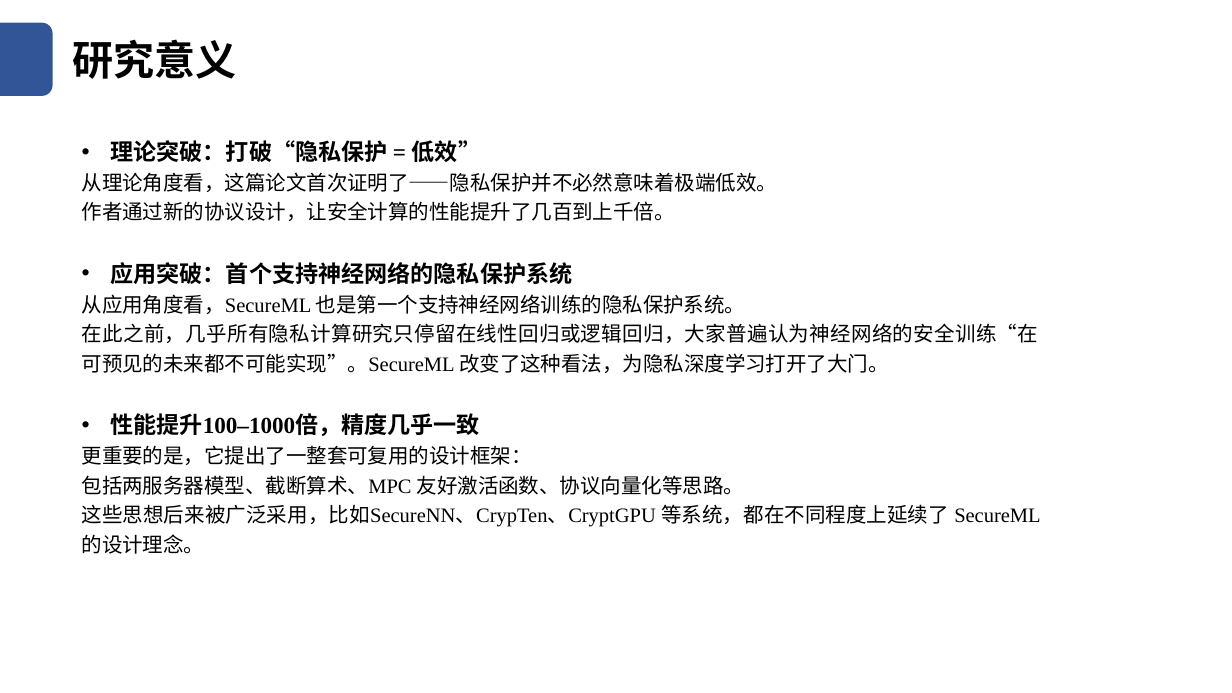
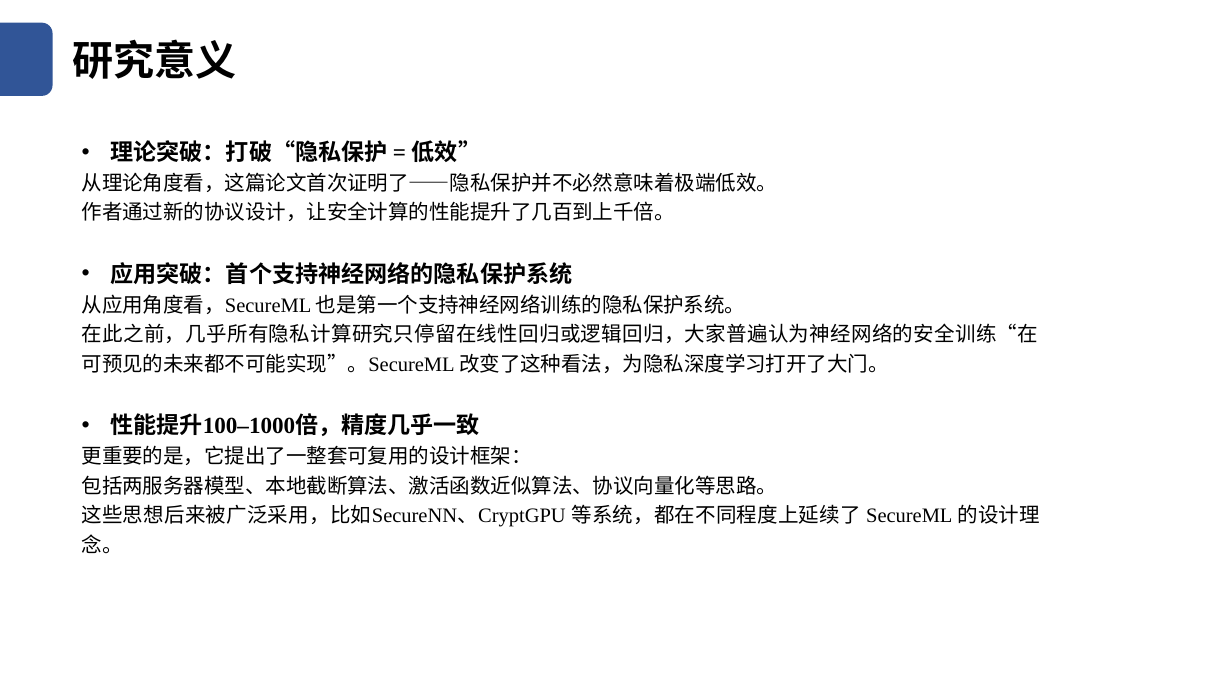
Before and after one commit to Yukkit-Lee/LeaveAppSys, a slide deck: slide 5 of SecureML_Se.pptx. Drawn at 1232x693 pixels with LibreOffice and Linux fonts; fonts in the diff are those of the drawing. Boxes give left, top, right and bottom in pixels: in the first picture for what was removed or moved away, otherwise in the second. Text is boxed around its words. In the diff, an @@ line names an element or a change of style, - is before the commit and + after.

```diff
--- a/SecureML_Se.pptx
+++ b/SecureML_Se.pptx
@@ text at (82, 475, 1039, 553): text changed @@
-包括两服务器模型、截断算术、MPC 友好激活函数、协议向量化等思路。
-这些思想后来被广泛采用，比如SecureNN、CrypTen、CryptGPU 等系统，都在不同程度上延续了 SecureML 的设计理念。
+包括两服务器模型、本地截断算法、激活函数近似算法、协议向量化等思路。
+这些思想后来被广泛采用，比如SecureNN、CryptGPU 等系统，都在不同程度上延续了 SecureML 的设计理念。
```
Also in this commit, not shown: 2 other slides changed, 13 slides removed, 1 other file.
